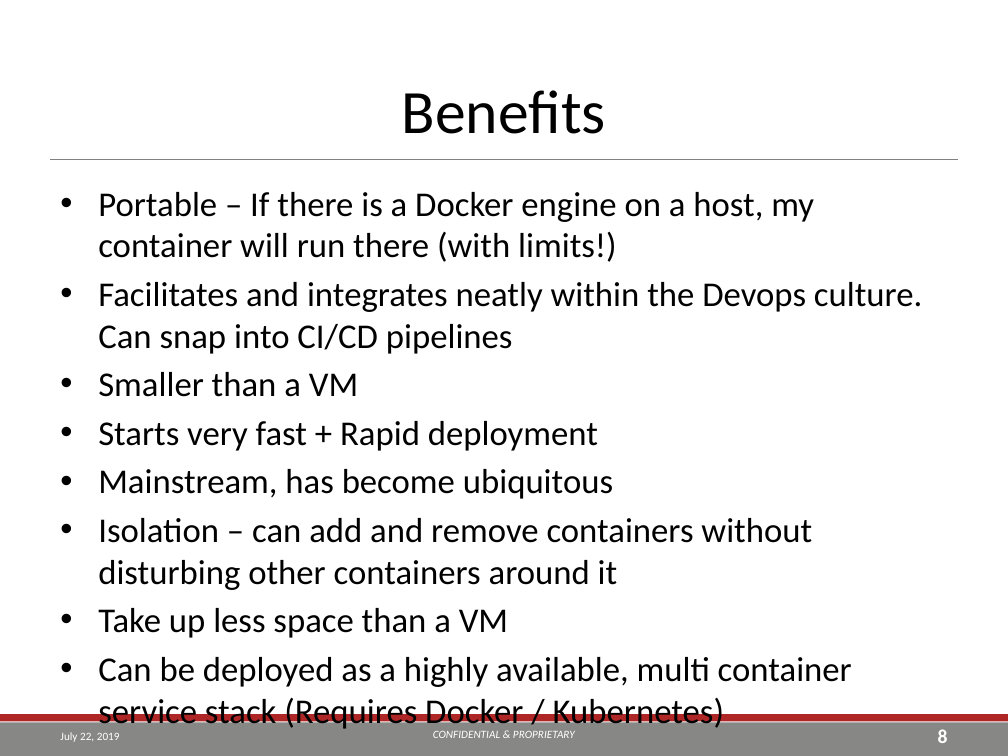
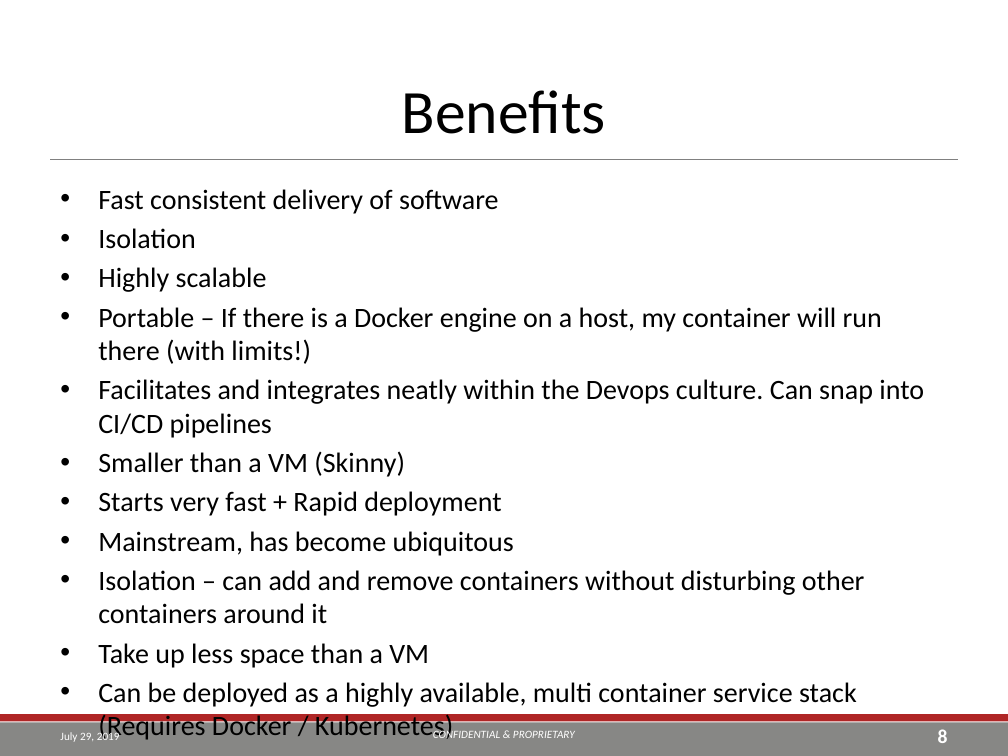
Before and after one commit to zoenurel/Containers-Temp, a slide deck: slide 8 of LunchNLearn1-Intro/Powerpoint/Docker-Intro.pptx. Drawn at 1008x756 pixels with LibreOffice and Linux fonts; fonts in the diff are those of the drawing; background and template pictures are left out. Boxes give left, top, right and bottom in pixels: in the first picture for what was removed or moved away, otherwise in the second. Text is boxed around its words. In the diff, an @@ line names an element or a change of style, - is before the commit and + after.

```diff
--- a/LunchNLearn1-Intro/Powerpoint/Docker-Intro.pptx
+++ b/LunchNLearn1-Intro/Powerpoint/Docker-Intro.pptx
@@ text at (98, 189, 499, 292): paragraphs added @@
+• Fast consistent delivery of software
+• Isolation
+• Highly scalable
@@ text at (98, 307, 924, 740): size 24.8 to 20 pt in "Portable – If there is a Docker ...", "Facilitates and integrates neatly within the Devops ...", "Starts very fast + Rapid deployment", "Mainstream, has become ubiquitous" and 3 more places @@
@@ text at (98, 451, 405, 477): text changed; size 24.8 to 20 pt @@
-• Smaller than a VM
+• Smaller than a VM (Skinny)
@@ text at (60, 731, 120, 742): text changed @@
-July 22, 2019
+July 29, 2019
```
Also in this commit, not shown: 14 other slides changed, 1 slide added.
